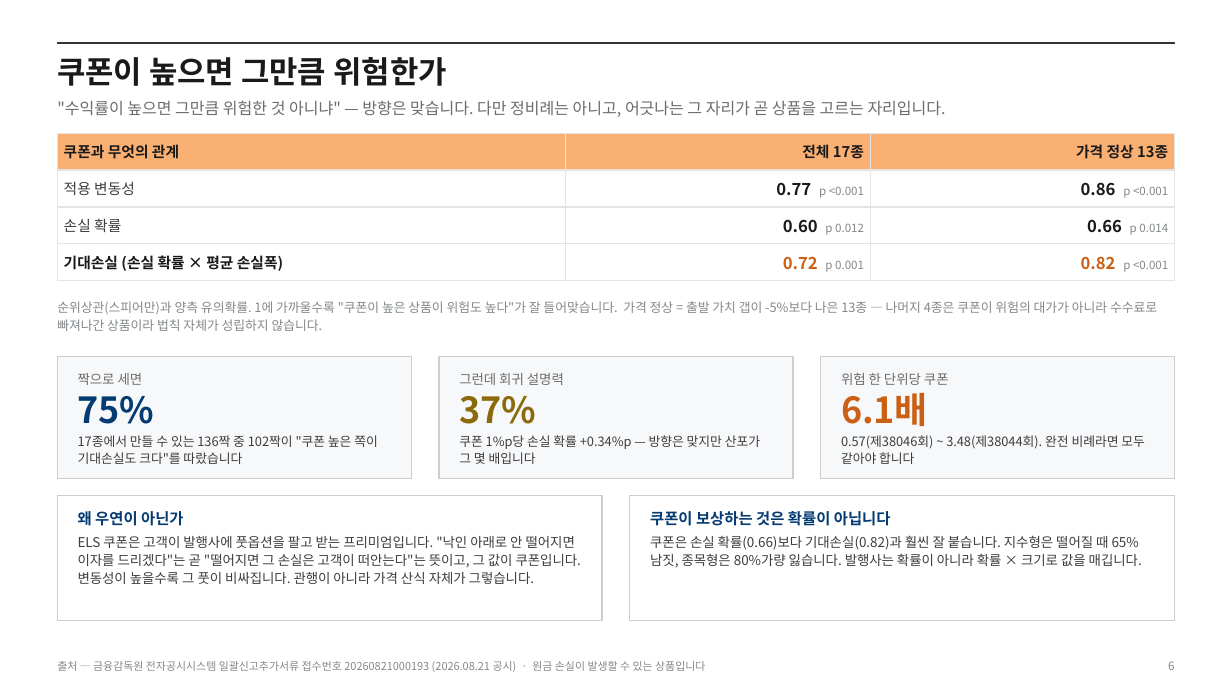
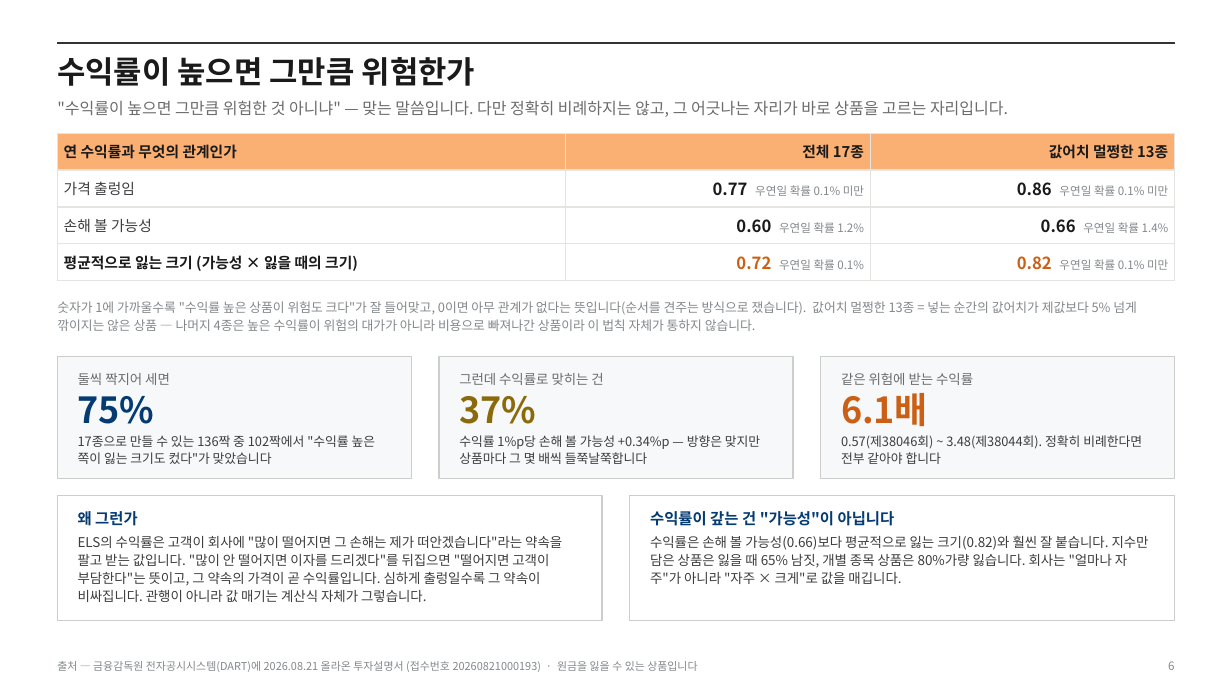
Before and after one commit to hanaroline/work_1, a slide deck: slide 6 of els-proposal.pptx. Drawn at 1232x693 pixels with LibreOffice and Linux fonts; fonts in the diff are those of the drawing. Boxes give left, top, right and bottom in pixels: in the first picture for what was removed or moved away, otherwise in the second. Text is boxed around its words. In the diff, an @@ line names an element or a change of style, - is before the commit and + after.

```diff
--- a/els-proposal.pptx
+++ b/els-proposal.pptx
@@ text at [57,57,475,86]: text changed @@
-쿠폰이 높으면 그만큼 위험한가
+수익률이 높으면 그만큼 위험한가
@@ text at [57,100,1008,117]: text changed @@
-"수익률이 높으면 그만큼 위험한 것 아니냐" — 방향은 맞습니다. 다만 정비례는 아니고, 어긋나는 그 자리가 곧 상품을 고르는 자리입니다.
+"수익률이 높으면 그만큼 위험한 것 아니냐" — 맞는 말씀입니다. 다만 정확히 비례하지는 않고, 그 어긋나는 자리가 바로 상품을 고르는 자리입니다.
@@ table at [57,133,1175,275] @@
-row 1, column 1: 쿠폰과 무엇의 관계
+row 1, column 1: 연 수익률과 무엇의 관계인가
-row 1, column 3: 가격 정상 13종
+row 1, column 3: 값어치 멀쩡한 13종
-row 2: 적용 변동성 | 0.77 p <0.001 | 0.86 p <0.001
+row 2: 가격 출렁임 | 0.77 우연일 확률 0.1% 미만 | 0.86 우연일 확률 0.1% 미만
-row 3: 손실 확률 | 0.60 p 0.012 | 0.66 p 0.014
+row 3: 손해 볼 가능성 | 0.60 우연일 확률 1.2% | 0.66 우연일 확률 1.4%
-row 4: 기대손실 (손실 확률 × 평균 손실폭) | 0.72 p 0.001 | 0.82 p <0.001
+row 4: 평균적으로 잃는 크기 (가능성 × 잃을 때의 크기) | 0.72 우연일 확률 0.1% | 0.82 우연일 확률 0.1% 미만
@@ text at [57,301,1137,331]: text changed @@
-순위상관(스피어만)과 양측 유의확률. 1에 가까울수록 "쿠폰이 높은 상품이 위험도 높다"가 잘 들어맞습니다. 가격 정상 = 출발 가치 갭이 -5%보다 나은 13종 — 나머지 4종은 쿠폰이 위험의 대가가 아니라 수수료로 빠져나간 상품이라 법칙 자체가 성립하지 않습니다.
+숫자가 1에 가까울수록 "수익률 높은 상품이 위험도 크다"가 잘 들어맞고, 0이면 아무 관계가 없다는 뜻입니다(순서를 견주는 방식으로 쟀습니다). 값어치 멀쩡한 13종 = 넣는 순간의 값어치가 제값보다 5% 넘게 깎이지는 않은 상품 — 나머지 4종은 높은 수익률이 위험의 대가가 아니라 비용으로 빠져나간 상품이라 이 법칙 자체가 통하지 않습니다.
@@ text at [78,373,170,385]: text changed @@
-짝으로 세면
+둘씩 짝지어 세면
@@ text at [459,373,603,385]: text changed @@
-그런데 회귀 설명력
+그런데 수익률로 맞히는 건
@@ text at [841,373,973,385]: text changed @@
-위험 한 단위당 쿠폰
+같은 위험에 받는 수익률
@@ text at [78,435,376,464]: text changed @@
-17종에서 만들 수 있는 136짝 중 102짝이 "쿠폰 높은 쪽이 기대손실도 크다"를 따랐습니다
+17종으로 만들 수 있는 136짝 중 102짝에서 "수익률 높은 쪽이 잃는 크기도 컸다"가 맞았습니다
@@ text at [459,435,760,464]: text changed @@
-쿠폰 1%p당 손실 확률 +0.34%p — 방향은 맞지만 산포가 그 몇 배입니다
+수익률 1%p당 손해 볼 가능성 +0.34%p — 방향은 맞지만 상품마다 그 몇 배씩 들쭉날쭉합니다
@@ text at [841,435,1142,464]: text changed @@
-0.57(제38046회) ~ 3.48(제38044회). 완전 비례라면 모두 같아야 합니다
+0.57(제38046회) ~ 3.48(제38044회). 정확히 비례한다면 전부 같아야 합니다
@@ text at [78,509,137,529]: text changed @@
-왜 우연이 아닌가
+왜 그런가
@@ text at [78,536,562,602]: text changed @@
-ELS 쿠폰은 고객이 발행사에 풋옵션을 팔고 받는 프리미엄입니다. "낙인 아래로 안 떨어지면 이자를 드리겠다"는 곧 "떨어지면 그 손실은 고객이 떠안는다"는 뜻이고, 그 값이 쿠폰입니다. 변동성이 높을수록 그 풋이 비싸집니다. 관행이 아니라 가격 산식 자체가 그렇습니다.
+ELS의 수익률은 고객이 회사에 "많이 떨어지면 그 손해는 제가 떠안겠습니다"라는 약속을 팔고 받는 값입니다. "많이 안 떨어지면 이자를 드리겠다"를 뒤집으면 "떨어지면 고객이 부담한다"는 뜻이고, 그 약속의 가격이 곧 수익률입니다. 심하게 출렁일수록 그 약속이 비싸집니다. 관행이 아니라 값 매기는 계산식 자체가 그렇습니다.
@@ text at [650,536,1149,584]: text changed @@
-쿠폰은 손실 확률(0.66)보다 기대손실(0.82)과 훨씬 잘 붙습니다. 지수형은 떨어질 때 65% 남짓, 종목형은 80%가량 잃습니다. 발행사는 확률이 아니라 확률 × 크기로 값을 매깁니다.
+수익률은 손해 볼 가능성(0.66)보다 평균적으로 잃는 크기(0.82)와 훨씬 잘 붙습니다. 지수만 담은 상품은 잃을 때 65% 남짓, 개별 종목 상품은 80%가량 잃습니다. 회사는 "얼마나 자주"가 아니라 "자주 × 크게"로 값을 매깁니다.
@@ text at [650,511,895,526]: text changed @@
-쿠폰이 보상하는 것은 확률이 아닙니다
+수익률이 갚는 건 "가능성"이 아닙니다
@@ text at [57,661,697,672]: text changed @@
-출처 — 금융감독원 전자공시시스템 일괄신고추가서류 접수번호 20260821000193 (2026.08.21 공시) · 원금 손실이 발생할 수 있는 상품입니다
+출처 — 금융감독원 전자공시시스템(DART)에 2026.08.21 올라온 투자설명서 (접수번호 20260821000193) · 원금을 잃을 수 있는 상품입니다
```
Also in this commit, not shown: 13 other slides changed, 1 slide added, 5 other files.
